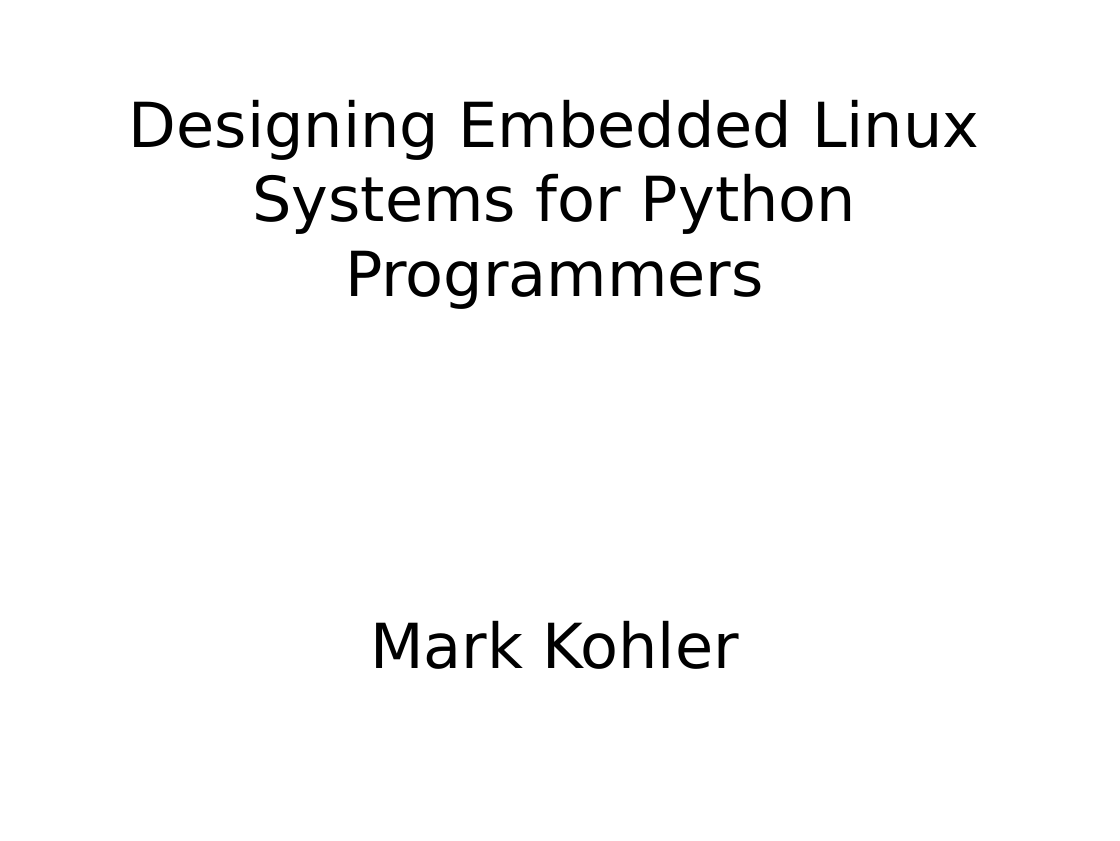
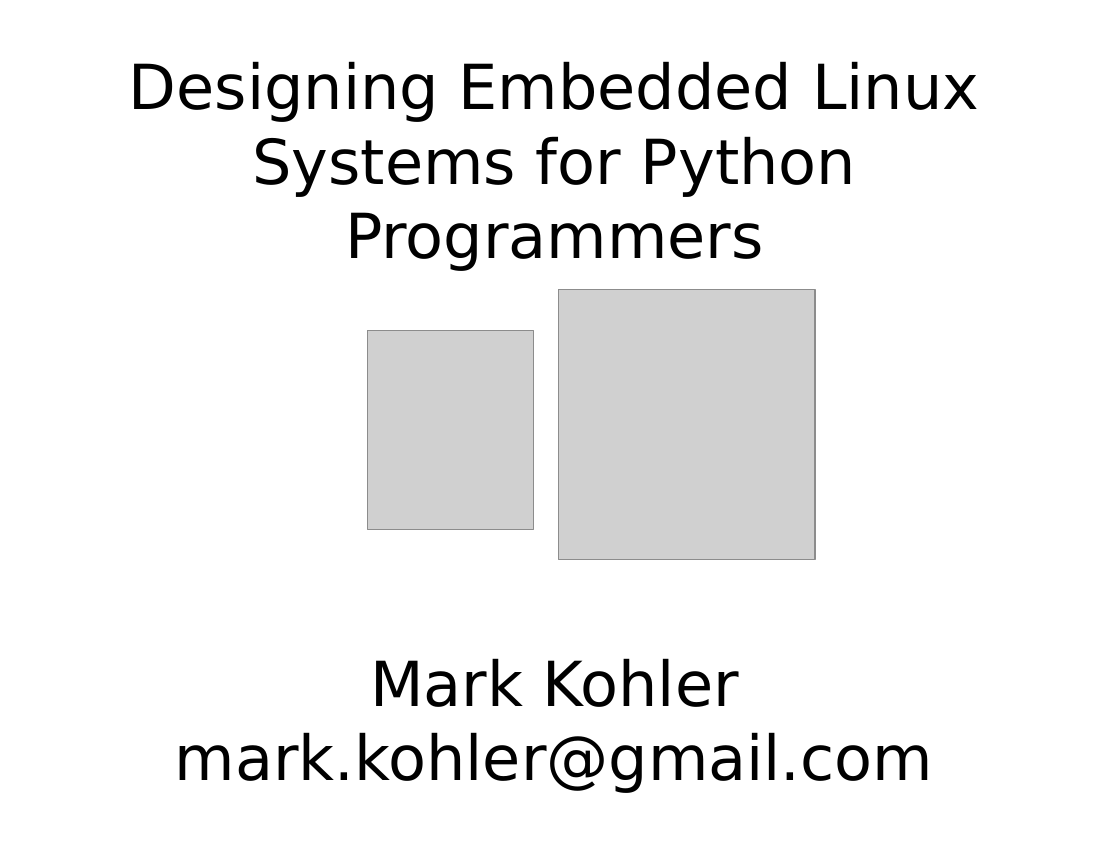
Before and after one commit to mkohler/embedded_python_presentation, a slide deck: slide 1 of embedded_python.odp. Drawn at 1120x841 pixels with LibreOffice and Linux fonts; fonts in the diff are those of the drawing; grey boxes stand for pictures. Boxes give left, top, right and bottom in pixels: in the first picture for what was removed or moved away, otherwise in the second. Text is boxed around its words. In the diff, an @@ line names an element or a change of style, - is before the commit and + after.

```diff
--- a/embedded_python.odp
+++ b/embedded_python.odp
@@ title at (x1=129, y1=61, x2=979, y2=793): text changed @@
-Designing Embedded Linux Systems for Python Programmers
-Mark Kohler
+Designing Embedded Linux Systems for Python Programmers
+Mark Kohler
+mark.kohler@gmail.com
@@ picture added at (x1=559, y1=290, x2=815, y2=559) @@
@@ picture added at (x1=368, y1=330, x2=534, y2=530) @@
```
Also in this commit, not shown: 1 slide added, 2 slides removed.
